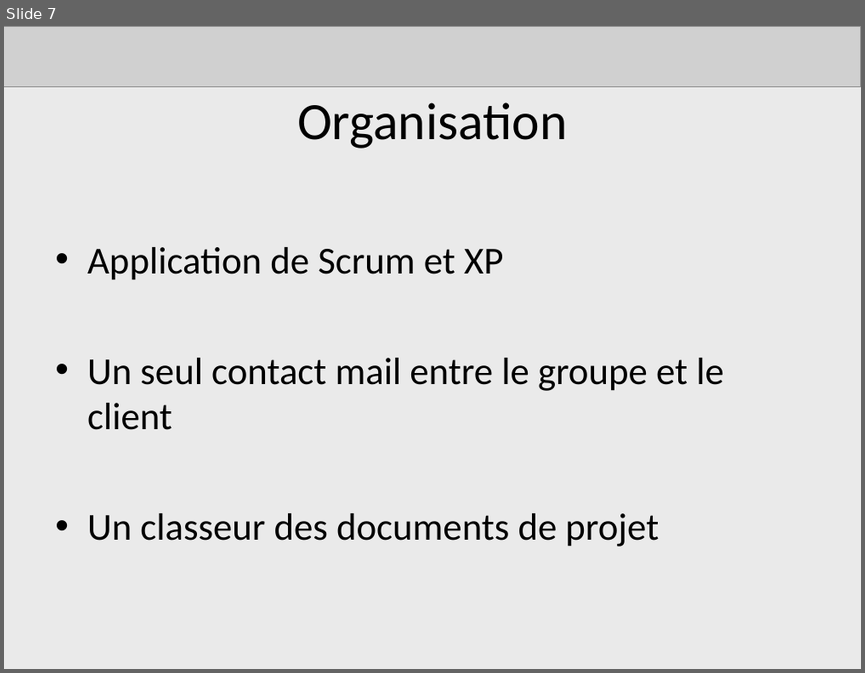
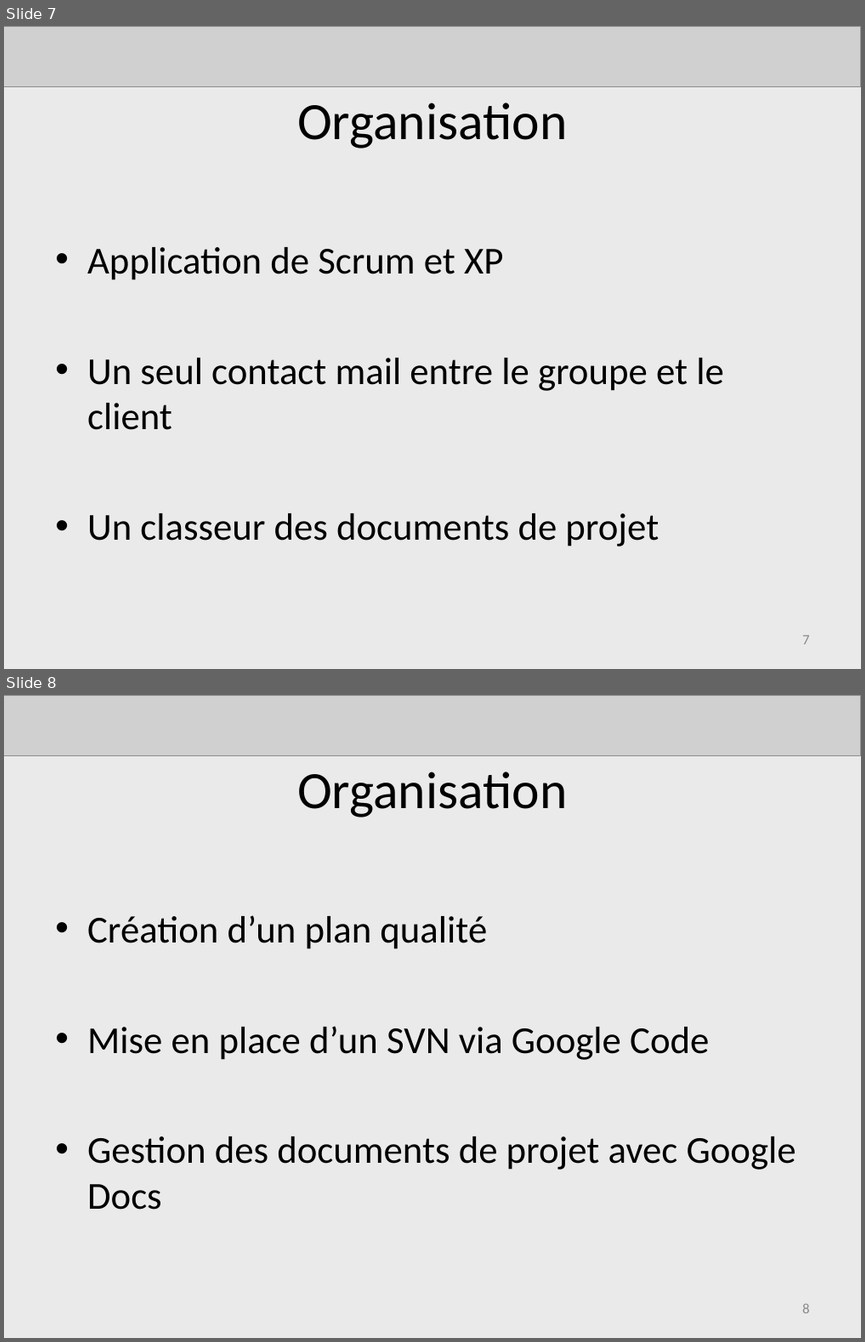
Before and after one commit to AdrienLombard/SimplePass, a slide deck: source/Projet Courchevel - Bilan intermédiaire - Copie.ppt. Shown one above the other, each under a label of ours: slide 7 before the commit, slides 7 and 8 after it. The pictures are 865x673 and 865x1342 pixels, drawn with LibreOffice and Linux fonts; fonts in the diff are those of the drawing; grey boxes stand for pictures. Boxes give left, top, right and bottom in pixels: in the first picture for what was removed or moved away, otherwise in the second. Text is boxed around its words. In the diff, an @@ line names an element or a change of style, - is before the commit and + after.

```diff
--- a/source/Projet Courchevel - Bilan intermédiaire - Copie.ppt
+++ b/source/Projet Courchevel - Bilan intermédiaire - Copie.ppt
@@ slide 8 added at box(4, 695, 861, 1338), background #EAEAEA @@
@@ picture added at box(4, 695, 861, 756) @@
@@ title added at box(297, 771, 567, 817), 44 pt, text #000000 @@
+Organisation
@@ text added at box(87, 915, 796, 1209), 32 pt, text #000000 @@
+• Création d’un plan qualité
+• Mise en place d’un SVN via Google Code
+• Gestion des documents de projet avec Google Docs
@@ page number added at box(802, 1304, 809, 1313), 12 pt, text #898989 @@
+8
@@ slide 7 changed as well @@
@@ page number added at box(802, 635, 809, 644), 12 pt, text #898989 @@
+7
```
Also in this commit, not shown: 9 other slides changed, 2 other slides added, 1 other file.
